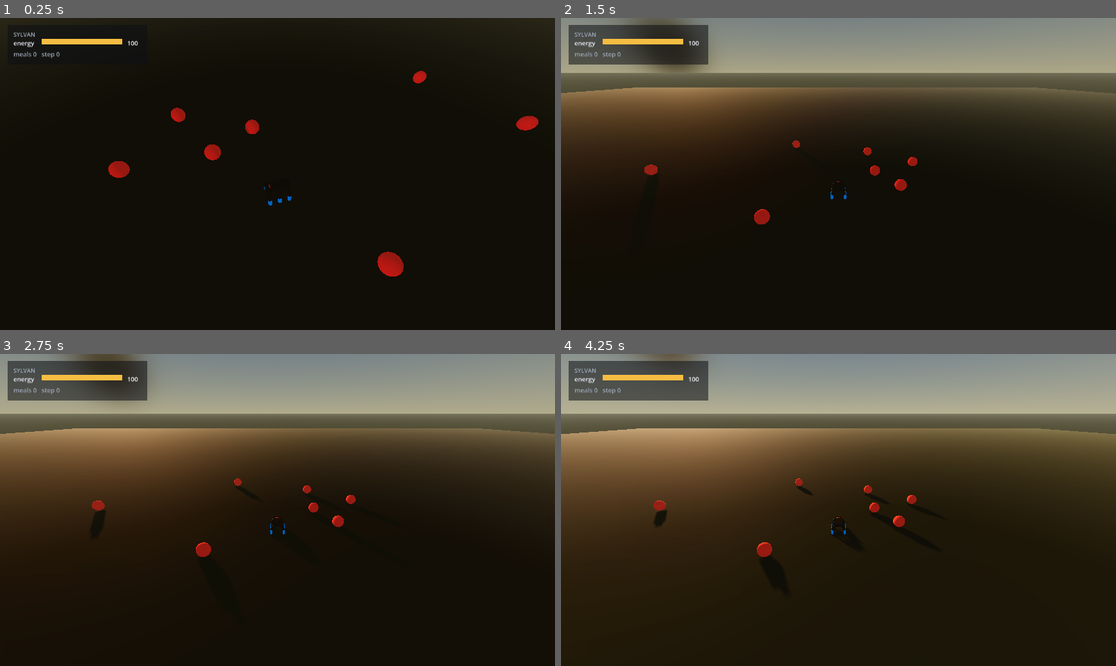
Above: before the commit, frames 1-4 (two rows, left to right).
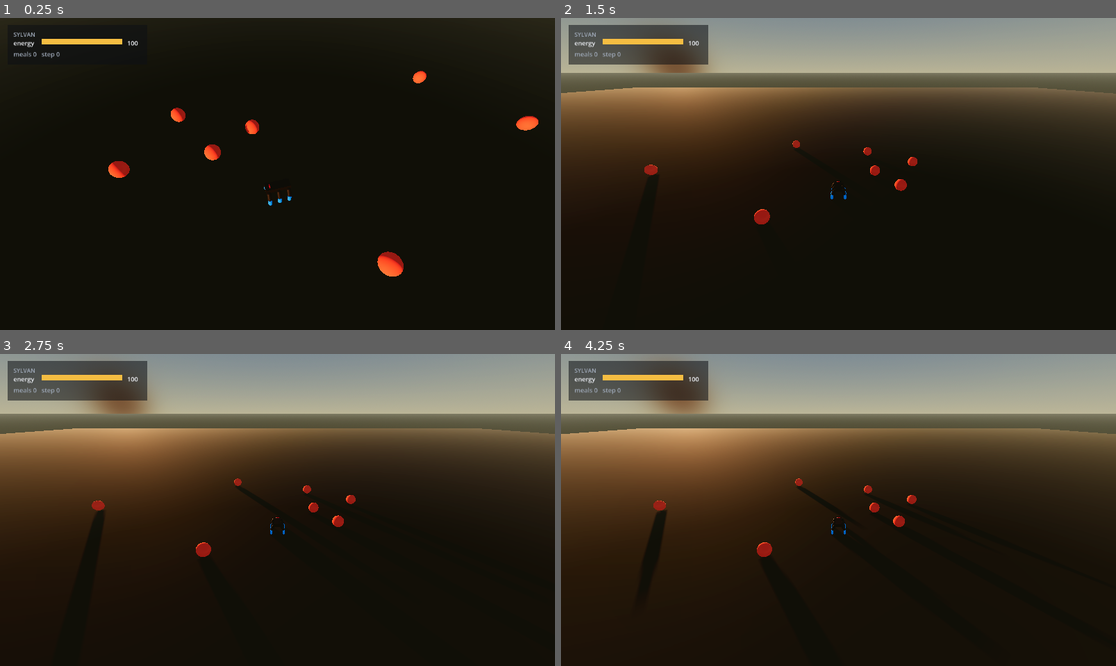
Above: after the commit, the same moments.

Repository: edgarbnt/Sylvan
Game: Godot game, scene res://scenes/main.tscn
Same seed, same stepped clock (60 frames per second), same inputs: the game is played once before the commit and once after it.
Inputs:
- Up to frame 1 (0.25 s): no input
- Up to frame 2 (1.5 s): no input
- Up to frame 3 (2.75 s): no input
- Up to frame 4 (4.25 s): tap Enter at 2.75 s; tap Space at 3.5 s

The runs differ from the first frame. In frame 1, 0.7% of the frame differs, in the area x 19-97%, y 17-83%; in frame 2, 2.0%, in the area x 5-64%, y 0-64%; in frame 3, 1.2%; in frame 4, 1.5%.

Commit message:
feat(visuel): several tree species, dressed bushes, a readable night, and the drag shown as a number
Four things, all outside the perceived layer.

Night no longer goes to black. The cycle dropped the sun to zero and ambient to
0.05, every sixty seconds. That cycle is purely cosmetic -- the retina raycasts
layer 8 and reads a meta, it sees neither sun nor ambient -- so a blackout costs
the observer everything and the entity nothing, in a tool whose whole job is
judging behaviour. It now floors at dusk and the period runs seven minutes
instead of two. SYLVAN_NIGHT_FLOOR=0 restores the true black.

Forty copies of one tree read as a repeated pattern rather than a forest: the eye
finds the duplicate before it sees the tree. Four species now, picked by tree
index so a given tree keeps its species across episodes and the scene does not
flicker between lives.

Patch bushes get a real model, tinted to retina_color and scaled to the perceived
sphere radius -- a bush drawn smaller than what the retina sees would suggest
free space where the entity sees an object.

And the undergrowth notion was not legible from grass alone, which is fair: the
tufts show WHERE the ground drags, they cannot show how much. The HUD now prints
the terrain multiplier actually applied to the body, and only when it bites, so
the number appearing is itself the information. It reads the applied value rather
than recomputing its own, since a HUD that re-derives ends up showing something
other than what the entity suffers.

Diff:
--- a/godot/scripts/main.gd
+++ b/godot/scripts/main.gd
@@ -171,6 +171,9 @@
 		"drinks": water_manager.consumed_this_episode,
 		"step": episode_manager.current_step_id,
 		"max_step": episode_manager.max_episode_steps,
+		# Le facteur REELLEMENT applique au corps ce tick, pas une re-derivation : un HUD qui
+		# recalcule sa propre version finit par afficher autre chose que ce que subit l entite.
+		"terrain": _terrain_last,
 	})
 
 
@@ -270,6 +273,7 @@
 var _terrain_radius := 2.0   # rayon de comptage du sous-bois autour du corps, en mètres
 var _terrain_floor := 0.25   # plancher : même le sous-bois le plus dense laisse 25 % de la vitesse
 var _terrain_scale_sum := 0.0
+var _terrain_last := 1.0     # dernier facteur RÉELLEMENT appliqué (lu par le HUD, pas recalculé)
 var _terrain_slowed_ticks := 0
 var _terrain_ticks := 0
 # ÉVENTAIL DE VITESSE (§2.13) — comptabilité MESURÉE du coût de locomotion réellement facturé.
@@ -725,6 +729,7 @@
 		if _tpos != null:
 			var _sc := forest_solid.speed_multiplier_at(_tpos.global_position, _terrain_slow, _terrain_radius, _terrain_floor)
 			agent_instance.terrain_speed_scale = _sc
+			_terrain_last = _sc
 			# §6bis : mesurer ce qui a RÉELLEMENT ralenti, pas ce qui est demandé.
 			_terrain_scale_sum += _sc
 			if _sc < 0.999:
--- a/godot/scripts/ui/hud.gd
+++ b/godot/scripts/ui/hud.gd
@@ -36,6 +36,7 @@
 var _drinks := 0
 var _step := 0
 var _max_step := 0
+var _terrain := 1.0   # multiplicateur de vitesse SUBI (1 = sol libre, < 1 = sous-bois)
 var _ready_ok := false
 
 
@@ -60,6 +61,7 @@
 	_drinks = int(state.get("drinks", 0))
 	_step = int(state.get("step", 0))
 	_max_step = int(state.get("max_step", 0))
+	_terrain = float(state.get("terrain", 1.0))
 	_canvas.queue_redraw()
 
 
@@ -87,6 +89,12 @@
 	status += "   step %d" % _step
 	if _max_step > 0:
 		status += " / %d" % _max_step
+	# SOUS-BOIS CHIFFRÉ. Le ralentissement du terrain est la constante la plus lourde du monde
+	# (facteur mesuré 0,635 : budget de trajet 84,9 m -> 53,9 m par vie) et il était INVISIBLE :
+	# on ne pouvait ni le voir ni le lire. Les touffes montrent OÙ ; ce nombre montre COMBIEN.
+	# Affiché seulement quand il mord, pour que l'apparition du chiffre SOIT l'information.
+	if _terrain < 0.995:
+		status += "   sous-bois x%.2f" % _terrain
 
 	var bar_block_w := LABEL_W + BAR_W + NUM_GAP + NUM_W
 	var status_w: float = _font.get_string_size(status, HORIZONTAL_ALIGNMENT_LEFT, -1, FONT_SIZE).x
--- a/godot/scripts/world/food_manager.gd
+++ b/godot/scripts/world/food_manager.gd
@@ -95,6 +95,8 @@
 # facteur secondaire ; l'occlusion par le marqueur était la cause.
 var _patch_radius := 0.95         # rayon EXTERNE de la couronne de baies (< eat_radius 1.0)
 var _patch_count_min := 0         # borne basse par épisode ; == _patch_count → variation OFF
+var _bush_cache = null            # modèle de buisson (habillage visuel), chargé une fois
+var _bush_tried := false
 var _patch_spacing_max := 0.0     # 0 = pas de borne haute (comportement d'origine)
 var _patch_spacing := 9.0         # distance mini entre deux centres (traversée = 818 ticks = 41 pts d'énergie)
 var _regrow_ticks := 2000         # une baie repousse SUR PLACE après ce délai
@@ -583,6 +585,38 @@
 		print("[patch] %s : %d types SERVIS depuis %s |%s" % [_prefix, _n_types, src, s])
 
 
+# Modèle de buisson du pack, chargé une fois puis dupliqué, teinté à la couleur PERÇUE.
+# null → l'appelant garde sa sphère (headless, pack absent, ou habillage non demandé).
+func _load_bush_model(mat: StandardMaterial3D) -> Node3D:
+	if not _bush_tried:
+		_bush_tried = true
+		if OS.get_environment("SYLVAN_FOREST_MESH") != "1" or DisplayServer.get_name() == "headless":
+			return null
+		var dir := ProjectSettings.globalize_path("res://../ForestLowPolyAssets/Assets/gltf/")
+		var doc := GLTFDocument.new()
+		var st := GLTFState.new()
+		if doc.append_from_file(dir + "Bush_1_A_Color1.gltf", st) == OK:
+			_bush_cache = doc.generate_scene(st)
+		print("[patch] %s : habillage BUISSONS %s" % [_prefix,
+			"modele KayKit" if _bush_cache != null else "REPLI sphere (pack introuvable)"])
+	if _bush_cache == null:
+		return null
+	var inst: Node3D = _bush_cache.duplicate()
+	# Mis au gabarit du volume PERÇU (rayon de la SphereShape3D) : un buisson dessiné plus petit que
+	# ce que la rétine voit ferait croire à un espace libre là où l'entité voit un objet.
+	inst.scale = Vector3(PATCH_BUSH_R * 2.0, PATCH_BUSH_R * 2.0, PATCH_BUSH_R * 2.0)
+	inst.position = Vector3(0.0, -PATCH_BUSH_R, 0.0)   # origine du modèle = sa base, celle du corps = son centre
+	_tint_node(inst, mat)
+	return inst
+
+
+func _tint_node(n: Node, mat: StandardMaterial3D) -> void:
+	if n is MeshInstance3D:
+		(n as MeshInstance3D).material_override = mat
+	for c in n.get_children():
+		_tint_node(c, mat)
+
+
 func _place_patch_bushes() -> void:
 	# Un buisson-marqueur LARGE par bosquet, toujours visible même quand le bosquet est vidé.
 	# C'est lui qui porte l'aliasing : il dit « il y a un bosquet ici » et rien sur le stock.
@@ -607,6 +641,16 @@
 			bcs.shape = bsh
 			ba.add_child(bcs)
 			bm.add_child(ba)
+			# HABILLAGE (2026-07-29, opt-in SYLVAN_FOREST_MESH, mode visuel). Un vrai buisson à la
+			# place de la sphère. La forme change, RIEN d'autre : la SphereShape3D ci-dessus reste le
+			# volume perçu, `retina_color` reste la couleur lue, et le modèle est teinté vers elle —
+			# donc l'owner voit toujours ce que l'entité perçoit. Le maillage-sphère est simplement
+			# masqué : si le pack manque, il reste visible et on retombe sur l'ancien rendu.
+			var pretty := _load_bush_model(mat)
+			if pretty != null:
+				bm.add_child(pretty)
+				bm.cast_shadow = GeometryInstance3D.SHADOW_CASTING_SETTING_OFF
+				bm.transparency = 1.0        # la sphère disparaît, son Area3D enfant reste actif
 			_patch_meshes.append(bm)
 			_patch_areas.append(ba)
 	for i in range(_patch_meshes.size()):
--- a/godot/scripts/world/forest_manager.gd
+++ b/godot/scripts/world/forest_manager.gd
@@ -28,7 +28,10 @@
 # Day/night cycle (visual only)
 var _sun: DirectionalLight3D
 var _env: Environment
-var _day_period := 120.0    # seconds for a full day->night->day cycle (visible while watching)
+# Période allongée 120 -> 420 s : à 120 s on traversait une nuit toutes les minutes, ce qui rendait
+# l'observation hachée. Réglable, comme le plancher de nuit (0 = noir d'origine, 1 = plein jour).
+var _day_period := 420.0
+var _night_floor := 0.35
 var _time := 0.0
 @export var enabled := true
 
@@ -40,6 +43,12 @@
 
 func setup(world_node: Node, agent_node: Node = null, seed_value: int = 0) -> void:
 	_rng.seed = seed_value
+	var _dp := OS.get_environment("SYLVAN_DAY_PERIOD")
+	if _dp != "":
+		_day_period = maxf(1.0, _dp.to_float())
+	var _nf := OS.get_environment("SYLVAN_NIGHT_FLOOR")
+	if _nf != "":
+		_night_floor = clampf(_nf.to_float(), 0.0, 1.0)
 	_agent = agent_node
 	_dir = ProjectSettings.globalize_path(GLTF_DIR)   # -> absolute /…/ForestLowPolyAssets/Assets/gltf/
 	_decor_root = Node3D.new()
@@ -157,15 +166,23 @@
 	var elevation := sin(theta)                     # >0 day, <0 night
 	# Sweep the sun pitch around so light comes from changing directions through the day.
 	_sun.rotation = Vector3(-theta, 0.6, 0.0)
-	# Bright at noon, ~dark at night; warm (orange) near the horizon, white at noon.
-	_sun.light_energy = clampf(elevation * 1.3, 0.0, 1.3)
+	# 🚨 LA NUIT NE DOIT PLUS ÊTRE UN NOIR (2026-07-29, sur capture de l'owner : « très très sombre,
+	# on ne comprend pas grand-chose »). Le réglage d'origine tombait à light_energy = 0 et ambient
+	# 0,05 — un vrai noir, toutes les 60 s avec un cycle de 120.
+	# CE QUE ÇA COÛTAIT, ET À QUI : ce cycle est PUREMENT COSMÉTIQUE. La rétine fait des raycasts sur
+	# la couche 8 et lit `retina_color` dans une méta — elle ne voit ni le soleil ni l'ambiante. La
+	# nuit, l'ENTITÉ perçoit donc exactement la même chose, et seul l'OBSERVATEUR devient aveugle.
+	# Pour un outil dont le rôle est de JUGER un comportement, c'est un coût unilatéral. On garde le
+	# cycle (il reste beau et il prépare un vrai jour/nuit), mais avec un plancher : une nuit lit
+	# comme un crépuscule bleu, pas comme un écran éteint.
+	var day := clampf(elevation, 0.0, 1.0)
+	_sun.light_energy = lerpf(_night_floor * 1.3, 1.3, day)
 	var warmth := clampf(1.0 - maxf(elevation, 0.0), 0.0, 1.0)
 	_sun.light_color = Color(1.0, lerpf(1.0, 0.55, warmth), lerpf(1.0, 0.30, warmth))
 	if _env != null:
-		# Dim the ambient at night so it actually gets dark.
-		_env.ambient_light_energy = lerpf(0.05, 0.6, clampf(elevation, 0.0, 1.0))
+		_env.ambient_light_energy = lerpf(0.6 * _night_floor + 0.12, 0.7, day)
 		if "background_energy_multiplier" in _env:
-			_env.background_energy_multiplier = lerpf(0.15, 1.0, clampf(elevation * 0.5 + 0.5, 0.0, 1.0))
+			_env.background_energy_multiplier = lerpf(0.35, 1.0, clampf(elevation * 0.5 + 0.5, 0.0, 1.0))
 
 
 # Third-person follow: keep the camera at a fixed offset above/behind the trunk, smoothly tracking
--- a/godot/scripts/world/forest_solid.gd
+++ b/godot/scripts/world/forest_solid.gd
@@ -40,6 +40,7 @@
 var _count := 0
 var _use_mesh := false         # habillage KayKit (visuel seul) ; défaut OFF = primitives, bit-identique
 var _mesh_cache = null         # modèle chargé UNE fois puis dupliqué (un glTF par arbre serait absurde)
+var _mesh_pool: Array = []     # les essences disponibles ; l'arbre i prend _mesh_pool[i % taille]
 var _mesh_tried := false       # on ne retente pas un chargement qui a échoué à chaque arbre
 var _grass_root: Node3D = null # racine du sous-bois VISUEL ; null = jamais construit (headless)
 var _grass_per_tree := 10      # touffes semées par arbre dans son disque de traînée
@@ -256,7 +257,7 @@
 			#   3. défaut OFF + repli sur les primitives si le pack manque (il est git-ignoré, donc
 			#      absent pour quiconque clone le dépôt) → aucune régression possible.
 			if _use_mesh:
-				var pretty := _load_tree_model(body_mat)
+				var pretty := _load_tree_model(body_mat, i)
 				if pretty != null:
 					# 🚨 LES ARBRES VOLAIENT (repéré à l'œil par l'owner, 2026-07-29). Le CORPS est
 					# posé à y = _height/2 parce qu'un CylinderMesh est centré sur son origine et
@@ -282,7 +283,7 @@
 # inatteignable et on mesurerait un échec du MONDE, pas de l'entité — §2).
 # Charge le modèle d'arbre UNE fois et le teinte à la couleur perçue. Renvoie un duplicata prêt à
 # être posé, ou null (pack absent, mode headless, chargement raté) → l'appelant garde les primitives.
-func _load_tree_model(mat: StandardMaterial3D) -> Node3D:
+func _load_tree_model(mat: StandardMaterial3D, idx: int) -> Node3D:
 	if not _mesh_tried:
 		_mesh_tried = true
 		# HEADLESS = on ne charge RIEN. Les workers de collecte ne doivent payer ni le temps de
@@ -290,15 +291,28 @@
 		if DisplayServer.get_name() == "headless":
 			return null
 		var dir := ProjectSettings.globalize_path("res://../ForestLowPolyAssets/Assets/gltf/")
-		var doc := GLTFDocument.new()
-		var st := GLTFState.new()
-		if doc.append_from_file(dir + "Tree_1_A_Color1.gltf", st) == OK:
-			_mesh_cache = doc.generate_scene(st)
-		print("[forest] habillage ARBRES : %s" % ("modele KayKit" if _mesh_cache != null
-			else "REPLI primitif (pack introuvable a %s)" % dir))
+		# PLUSIEURS ESSENCES, pas une (2026-07-29). Quarante exemplaires du même modèle se lisent
+		# comme un motif répété, pas comme une forêt — l'œil repère la copie avant de voir l'arbre.
+		# Les variantes du pack coûtent un chargement chacune et rien de plus : elles sont mises en
+		# cache une fois et dupliquées ensuite, comme le modèle unique l'était déjà.
+		for f in ["Tree_1_A_Color1.gltf", "Tree_2_A_Color1.gltf", "Tree_1_C_Color1.gltf",
+				  "Tree_2_B_Color1.gltf"]:
+			var doc := GLTFDocument.new()
+			var st := GLTFState.new()
+			if doc.append_from_file(dir + f, st) == OK:
+				var n := doc.generate_scene(st)
+				if n != null:
+					_mesh_pool.append(n)
+		if not _mesh_pool.is_empty():
+			_mesh_cache = _mesh_pool[0]
+		print("[forest] habillage ARBRES : %s" % ("%d essences KayKit" % _mesh_pool.size()
+			if _mesh_cache != null else "REPLI primitif (pack introuvable a %s)" % dir))
 	if _mesh_cache == null:
 		return null
-	var inst: Node3D = _mesh_cache.duplicate()
+	# Essence choisie par l'INDICE de l'arbre, pas au hasard : stable d'un épisode à l'autre pour un
+	# même arbre, donc la scène ne scintille pas entre deux vies alors que rien n'a bougé.
+	var src: Node3D = _mesh_pool[idx % _mesh_pool.size()]
+	var inst: Node3D = src.duplicate()
 	# Le modèle KayKit fait ~1 unité de large ; on l'amène au gabarit du tronc SERVI pour que la
 	# silhouette rendue corresponde à l'obstacle réel. Un arbre dessiné plus fin que sa collision
 	# ferait croire à un passage qui n'existe pas — le mensonge inverse de celui du houppier brun.
